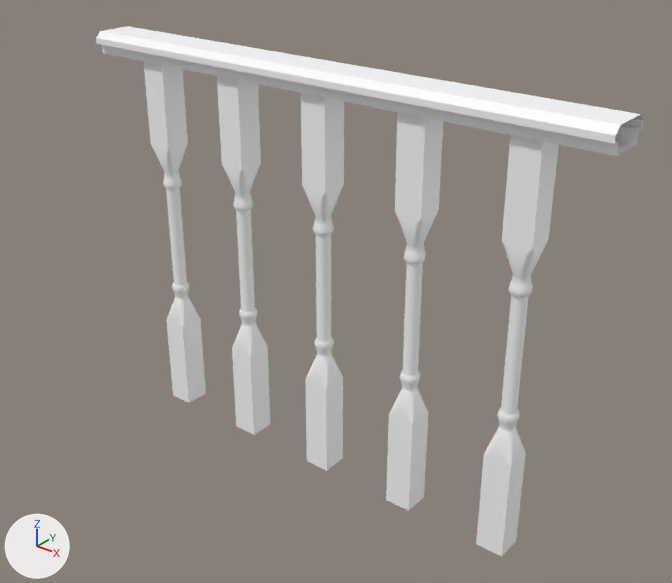
One commit to the FBX model UVMapped/Props/Railing_Middle.fbx: the scene before it, then after it.
One viewpoint serves both versions: a camera (50 mm lens) standing at (2.019, -1.414, 1.321) and looking at (0.866, 0.027, 0.428). Lighting does not change. The marker at lower left points along +X, +Y and +Z. Where no turn or scale is listed for an object, it has been applied to the vertices.

Script lines for the objects in view, before the commit:
```python
me_mesh = bpy.data.meshes.new('Mesh')
me_mesh.from_pydata(...)  # 920 vertices, 900 faces; spans x -1.379..-0.122, y -0.055..0.055, z -0.926..0.012
me_mesh.materials.append(mat_lambert1)  # white #ffffff
ob_rail = bpy.data.objects.new('Rail', me_mesh)
ob_rail.location = (1.604, 0.0, 0.913)
```
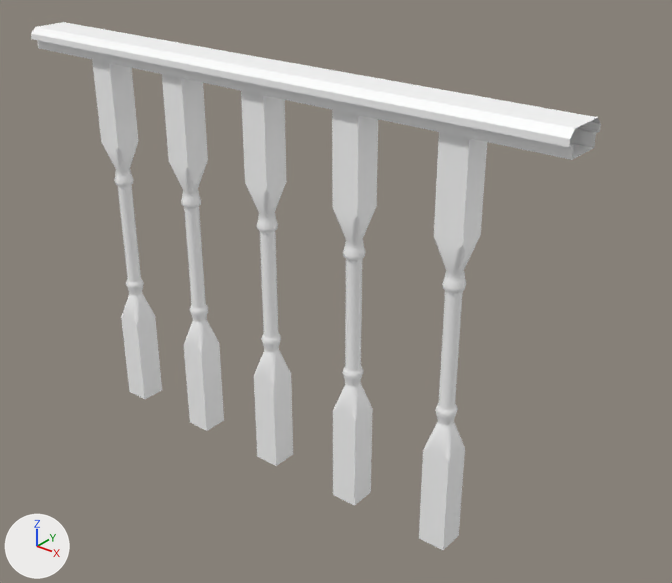
Location of each change, (x1, y1, x2, y2) in pixels of the pictures (672 x 583 px; the box of a moved part takes in the faces that stretch with it):
'Rail', reshaped, moved: before (96, 26, 644, 556); after (31, 22, 601, 550)
part 1 of me_mesh, moved or reshaped: before (96, 26, 644, 156); after (31, 22, 601, 160)

Edits to the bpy script that builds the scene:
```text
Change me_mesh:
    where me_mesh.from_pydata(...)  # 920 vertices, 900 faces; spans x -1.379..-0.122, y -0.055..0.055, z -0.926..0.012
    used by ob_rail; location = (1.604, 0.0, 0.913)
    me_mesh part 1: all 10 vertices in x -0.122, y -0.055..0.055, z -0.038..0.012 are moved by (0.058, 0.0, 0.0)
Change ob_rail:
    ob_rail.location: (1.604, 0.0, 0.913) -> (1.5, -0.061, 0.913)
```
